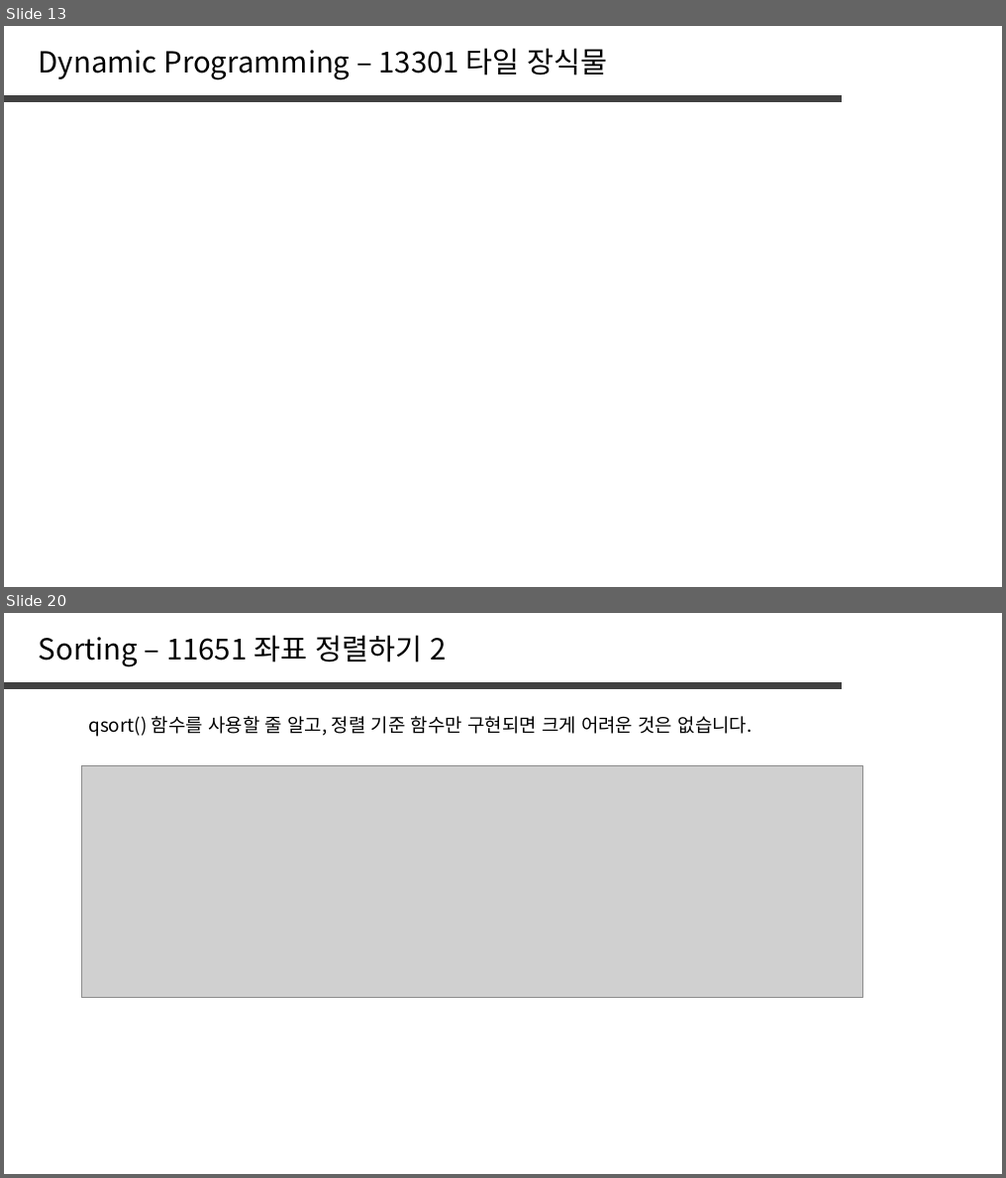
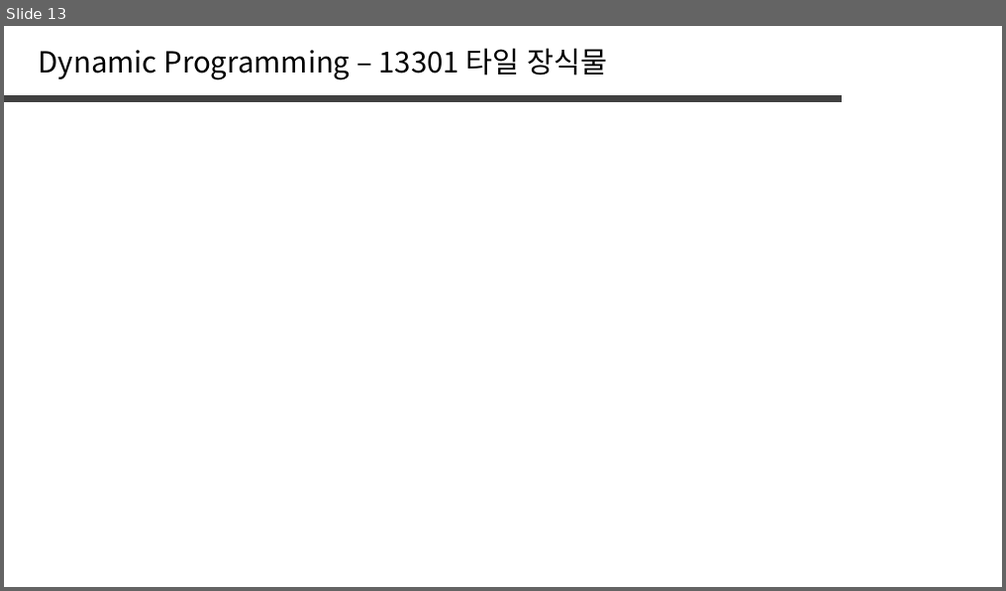
Before and after one commit to jaehoo1/PS-study, a slide deck: study/5_Dynamic Programming.pptx. Shown one above the other, each under a label of ours: slides 13 and 20 before the commit, slide 13 after it; the slides between them are not shown. The pictures are 1006x1178 and 1006x591 pixels, drawn with LibreOffice and Linux fonts; fonts in the diff are those of the drawing; grey boxes stand for pictures. Boxes give left, top, right and bottom in pixels: in the first picture for what was removed or moved away, otherwise in the second. Text is boxed around its words. In the diff, an @@ line names an element or a change of style, - is before the commit and + after.

```diff
--- a/study/5_Dynamic Programming.pptx
+++ b/study/5_Dynamic Programming.pptx
@@ slide 20 removed at box(4, 613, 1002, 1174), background #FFFFFF @@
@@ text removed at box(39, 635, 447, 667) @@
-Sorting – 11651 좌표 정렬하기 2
@@ line removed from (4, 685) to (843, 685) @@
@@ text removed at box(88, 716, 752, 737) @@
-qsort() 함수를 사용할 줄 알고, 정렬 기준 함수만 구현되면 크게 어려운 것은 없습니다.
@@ picture removed at box(81, 765, 863, 998) @@
```
Also in this commit, not shown: 1 slide changed, 8 slides added, 18 other slides removed.
